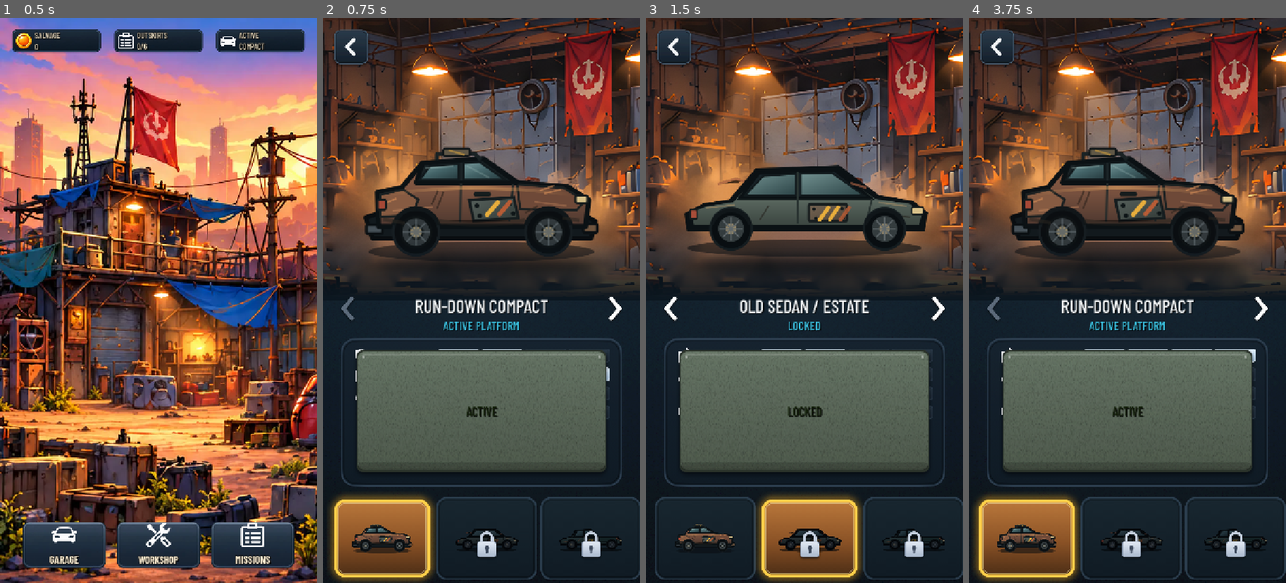
Above: before the commit, frames 1-4 (left to right).
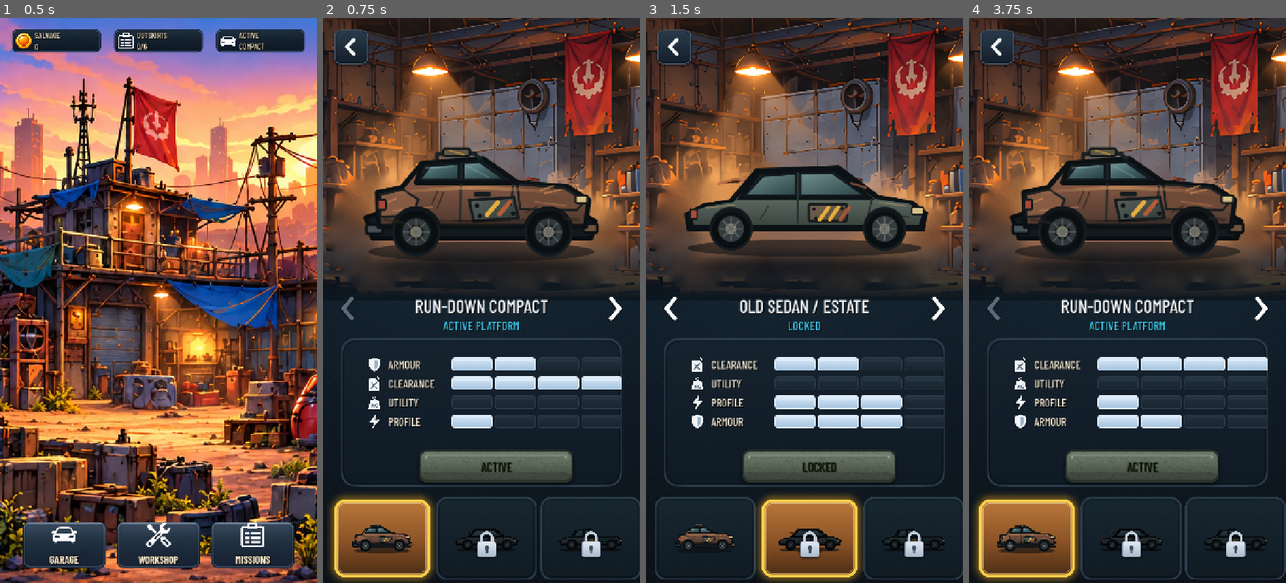
Above: after the commit, the same moments.

Repository: phantompixel-developer/FortKnocks
Game: Godot game, scene res://game/core/app.tscn
The game is run twice, just before and just after one commit, with the same random seed, the same clock (stepped at 60 frames per second) and the same inputs.
Inputs (mouse positions are in pixels of both pictures, inside the frame that each line leads up to):
- Up to frame 1 (0.5 s): no input
- Up to frame 2 (0.75 s): click "GARAGE" at 0.5 s
- Up to frame 3 (1.5 s): click (937, 311) at 1.25 s
- Up to frame 4 (3.75 s): click (1260, 311) at 2 s; click (994, 311) at 2.75 s; click (1026, 537) at 3.52 s

Frame 1 is identical in both runs. In frame 2, 17% of the frame differs, in the area x 10-95%, y 58-83%; in frame 3, 17%; in frame 4, 17%.
Error in both runs: Invalid access to property or key 'item_rect_changed' on a base object of type 'null instance'. (res://game/progression/garage_screen.gd:75)

Commit message:
ui: preserve absolute Garage stats composition

Diff:
--- a/game/progression/garage_screen.tscn
+++ b/game/progression/garage_screen.tscn
@@ -199,7 +199,11 @@
 offset_bottom = 1063.0
 mouse_filter = 2
 
-[node name="Rows" type="VBoxContainer" parent="Design/StatsPanel"]
+[node name="PanelContent" type="Control" parent="Design/StatsPanel"]
+layout_mode = 2
+mouse_filter = 2
+
+[node name="Rows" type="VBoxContainer" parent="Design/StatsPanel/PanelContent"]
 unique_name_in_owner = true
 layout_mode = 0
 offset_left = 30.0
@@ -209,7 +213,7 @@
 mouse_filter = 2
 theme_override_constants/separation = 5
 
-[node name="ActionButton" type="Button" parent="Design/StatsPanel"]
+[node name="ActionButton" type="Button" parent="Design/StatsPanel/PanelContent"]
 unique_name_in_owner = true
 layout_mode = 0
 offset_left = 143.0
@@ -218,7 +222,7 @@
 offset_bottom = 320.0
 focus_mode = 0
 
-[node name="ActionContent" type="HBoxContainer" parent="Design/StatsPanel/ActionButton"]
+[node name="ActionContent" type="HBoxContainer" parent="Design/StatsPanel/PanelContent/ActionButton"]
 layout_mode = 1
 anchors_preset = 15
 anchor_right = 1.0
@@ -231,7 +235,7 @@
 theme_override_constants/separation = 10
 alignment = 1
 
-[node name="ActionLabel" type="Label" parent="Design/StatsPanel/ActionButton/ActionContent"]
+[node name="ActionLabel" type="Label" parent="Design/StatsPanel/PanelContent/ActionButton/ActionContent"]
 unique_name_in_owner = true
 layout_mode = 2
 theme_override_colors/font_color = Color(0.075, 0.125, 0.039, 1)
@@ -239,7 +243,7 @@
 text = "ACQUIRE"
 vertical_alignment = 1
 
-[node name="ActionCoin" type="TextureRect" parent="Design/StatsPanel/ActionButton/ActionContent"]
+[node name="ActionCoin" type="TextureRect" parent="Design/StatsPanel/PanelContent/ActionButton/ActionContent"]
 unique_name_in_owner = true
 custom_minimum_size = Vector2(42, 42)
 layout_mode = 2
@@ -248,7 +252,7 @@
 expand_mode = 1
 stretch_mode = 5
 
-[node name="ActionCost" type="Label" parent="Design/StatsPanel/ActionButton/ActionContent"]
+[node name="ActionCost" type="Label" parent="Design/StatsPanel/PanelContent/ActionButton/ActionContent"]
 unique_name_in_owner = true
 layout_mode = 2
 theme_override_colors/font_color = Color(0.075, 0.125, 0.039, 1)
